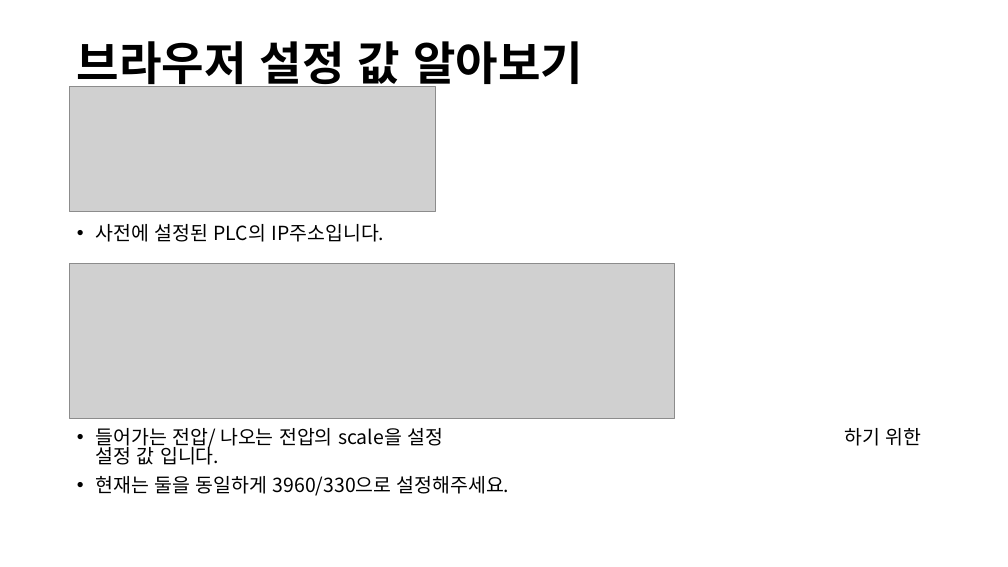
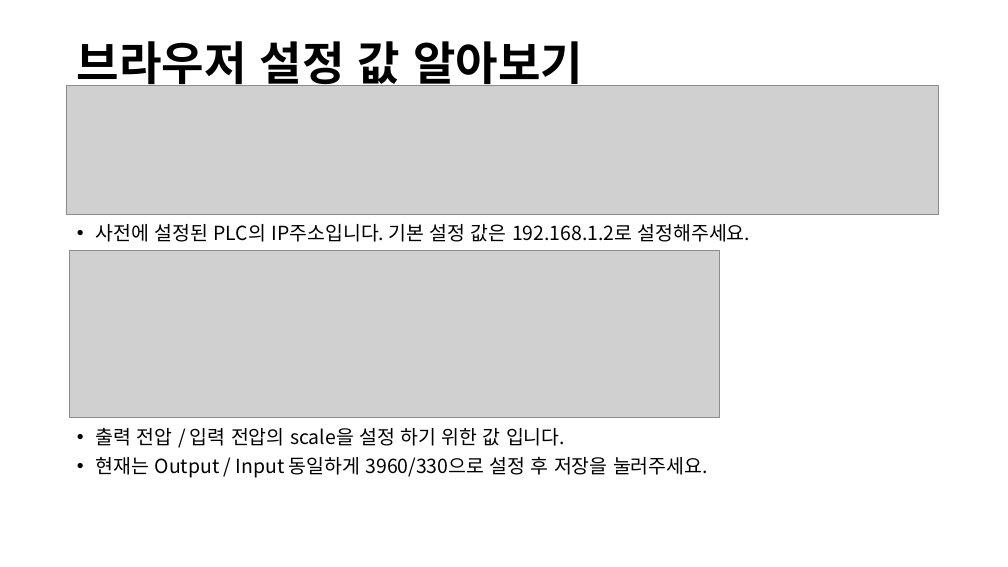
Before and after one commit to HanSol1140/PLC_Voltage, a slide deck: slide 6 of PLC & 라즈베리파이 서버.pptx. Drawn at 1008x567 pixels with LibreOffice and Linux fonts; fonts in the diff are those of the drawing; grey boxes stand for pictures. Boxes give left, top, right and bottom in pixels: in the first picture for what was removed or moved away, otherwise in the second. Text is boxed around its words. In the diff, an @@ line names an element or a change of style, - is before the commit and + after.

```diff
--- a/PLC & 라즈베리파이 서버.pptx
+++ b/PLC & 라즈베리파이 서버.pptx
@@ picture added at (66, 85, 938, 214) @@
@@ picture removed at (70, 86, 436, 212) @@
@@ text at (96, 224, 751, 478): text changed @@
-• 사전에 설정된 PLC의 IP주소입니다.
-• 들어가는 전압/ 나오는 전압의 scale을 설정 하기 위한 설정 값 입니다.
-• 현재는 둘을 동일하게 3960/330으로 설정해주세요.
+• 사전에 설정된 PLC의 IP주소입니다. 기본 설정 값은 192.168.1.2로 설정해주세요.
+• 출력 전압 / 입력 전압의 scale을 설정 하기 위한 값 입니다.
+• 현재는 Output / Input 동일하게 3960/330으로 설정 후 저장을 눌러주세요.
@@ picture: place and size @@
-picture at (70, 263, 675, 419)
+picture at (70, 251, 720, 417)
```
Also in this commit, not shown: 2 slides added, 9 other files.
